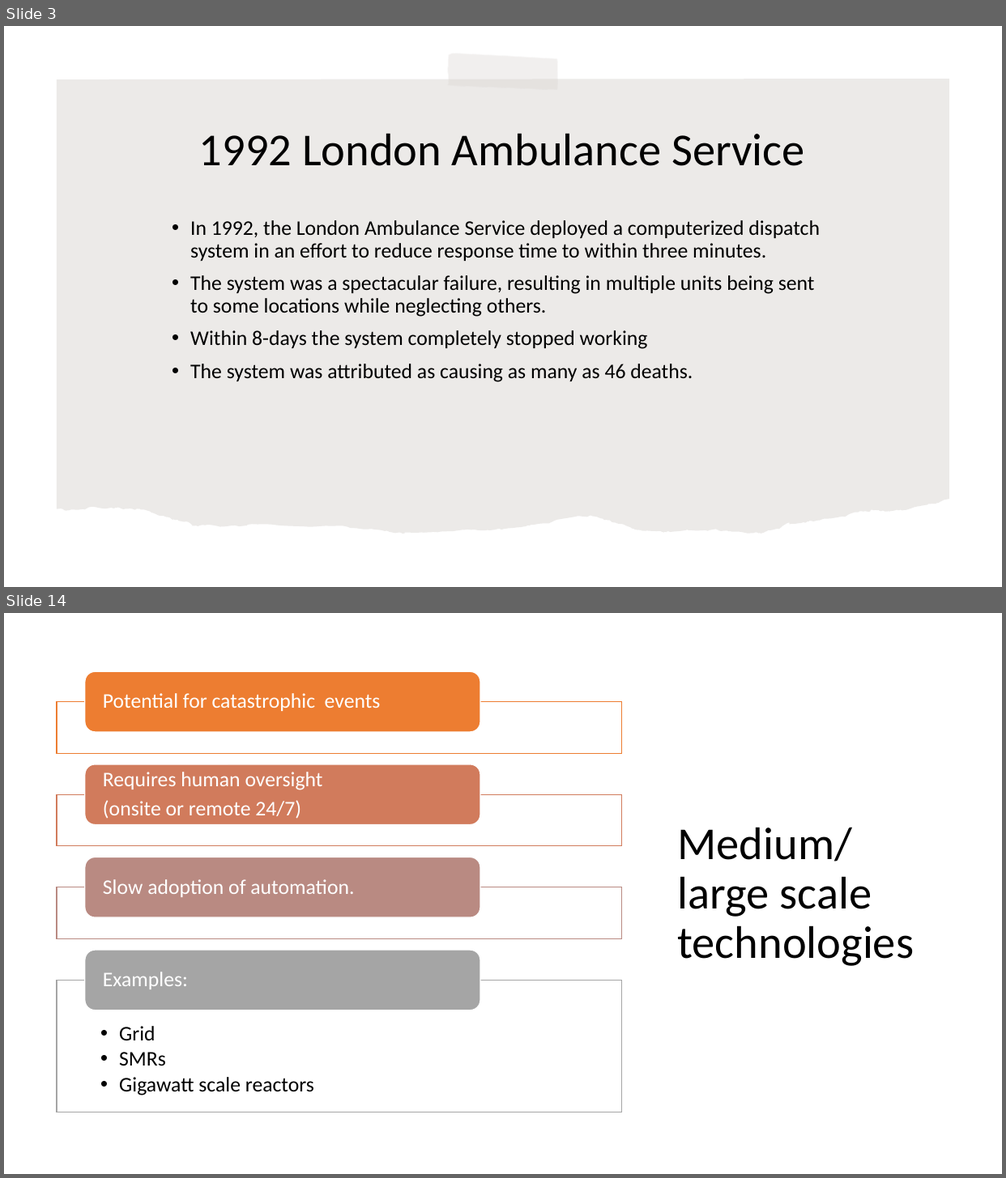
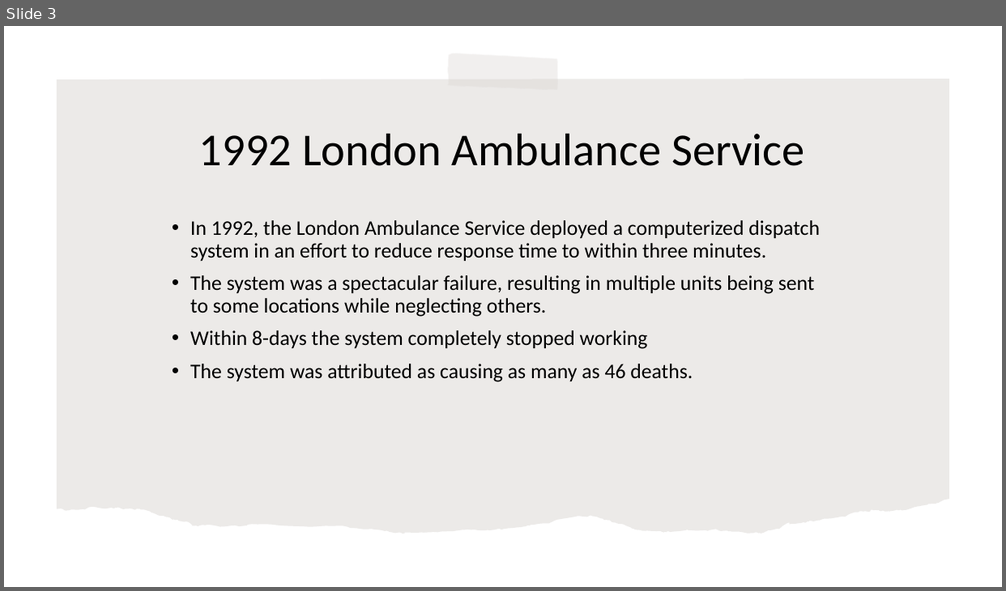
Before and after one commit to rogerlew/conference-ahfe-2022, a slide deck: AHFE 2022.pptx. Shown one above the other, each under a label of ours: slides 3 and 14 before the commit, slide 3 after it; the slides between them are not shown. The pictures are 1006x1178 and 1006x591 pixels, drawn with LibreOffice and Linux fonts; fonts in the diff are those of the drawing. Boxes give left, top, right and bottom in pixels: in the first picture for what was removed or moved away, otherwise in the second. Text is boxed around its words. In the diff, an @@ line names an element or a change of style, - is before the commit and + after.

```diff
--- a/AHFE 2022.pptx
+++ b/AHFE 2022.pptx
@@ slide 14 removed at <box>4,613,1002,1174</box>, background #FFFFFF @@
@@ title removed at <box>678,827,914,966</box> @@
-Medium/large scale technologies
@@ group removed at <box>57,671,621,1113</box>: 5 texts, 4 rectangles, 4 rounded rectangles @@
-Potential for catastrophic events
-Requires human oversight
-(onsite or remote 24/7)
-Slow adoption of automation.
-  • Grid
-  • SMRs
-  • Gigawatt scale reactors
-Examples:
```
Also in this commit, not shown: 10 slides changed, 2 other slides removed.
